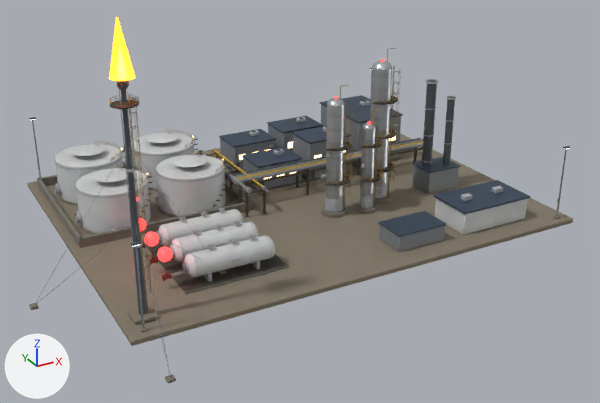
The glTF model public/models/cpf1.glb as it was, and as the next commit left it.
The view is the same before and after, from a camera (50 mm lens) standing at (-11.5, -21.7, 10.8) and looking at (-0.8, -2.3, 1.1). Every picture has the same lights, and +X, +Y and +Z are marked at lower left. The older version comes first. Where no turn or scale is listed for an object, it has been applied to the vertices.

In view in the first picture: 'Flame_Core', 'cpf1_Body' and 4 more.
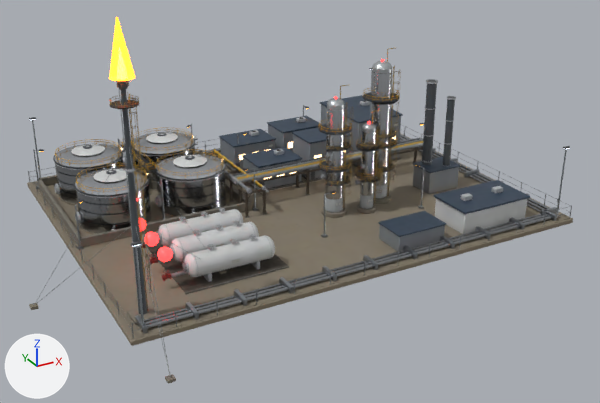
Boxes [x1, y1, x2, y2] around the edits, measured in the pictures (600 x 403 px):
'cpf1_Dressing', added
    after: [28, 71, 572, 339]
    faces in mat_steel_polished: [54, 71, 553, 329]
    faces in mat_galvanised: [28, 105, 572, 339]
    faces in mat_steel_dark: [38, 106, 424, 225]
    faces in mat_rail_yellow: [55, 88, 400, 193]
    faces in mat_grating: [120, 92, 399, 180]

Patch to the scene script:
```diff
--- a/public/models/cpf1.glb.py
+++ b/public/models/cpf1.glb.py
@@ mat_galvanised @@
+mat_galvanised = bpy.data.materials.new('Galvanised')
+# nodes: BsdfPrincipled, Mix, OutputMaterial, VertexColor
+# colours: grey #a9afb5, mixed with the vertex colours
@@ mat_rail_yellow @@
+mat_rail_yellow = bpy.data.materials.new('Rail_Yellow')
+# nodes: BsdfPrincipled, Mix, OutputMaterial, VertexColor
+# colours: yellow #d9a21b, mixed with the vertex colours
@@ mat_grating @@
+mat_grating = bpy.data.materials.new('Grating')
+# nodes: BsdfPrincipled, Mix, OutputMaterial, VertexColor
+# colours: dark grey #4a4f55, mixed with the vertex colours
@@ mat_steel_dark @@
+mat_steel_dark = bpy.data.materials.new('Steel_Dark')
+# nodes: BsdfPrincipled, Mix, OutputMaterial, VertexColor
+# colours: dark grey #5d636b, mixed with the vertex colours
@@ mat_steel_polished @@
+mat_steel_polished = bpy.data.materials.new('Steel_Polished')
+# nodes: BsdfPrincipled, Mix, OutputMaterial, VertexColor
+# colours: light grey #d9dde2, mixed with the vertex colours
@@ me_cpf1_dressing @@
+me_cpf1_dressing.from_pydata(...)  # 10232 vertices, 15899 faces; spans x -6.93..6.93, y -5.43..5.43, z -2.11..2.11
+# faces by material slot: [1661, 2764, 9024, 684, 1766]
+me_cpf1_dressing.materials.append(mat_steel_polished)
+me_cpf1_dressing.materials.append(mat_steel_dark)
+me_cpf1_dressing.materials.append(mat_rail_yellow)
+me_cpf1_dressing.materials.append(mat_grating)
+me_cpf1_dressing.materials.append(mat_galvanised)
@@ ob_cpf1_dressing @@
+ob_cpf1_dressing = bpy.data.objects.new('cpf1_Dressing', me_cpf1_dressing)
+ob_cpf1_dressing.location = (0.0, 0.0, 2.24)
```
